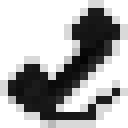
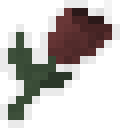
Layer changes from the first 128×128 image to the second:
added layer "icon_flowers" above "icon_phone" over (x1=0, y1=0, x2=120, y2=128)
hid "icon_phone" over (x1=0, y1=0, x2=128, y2=128)
